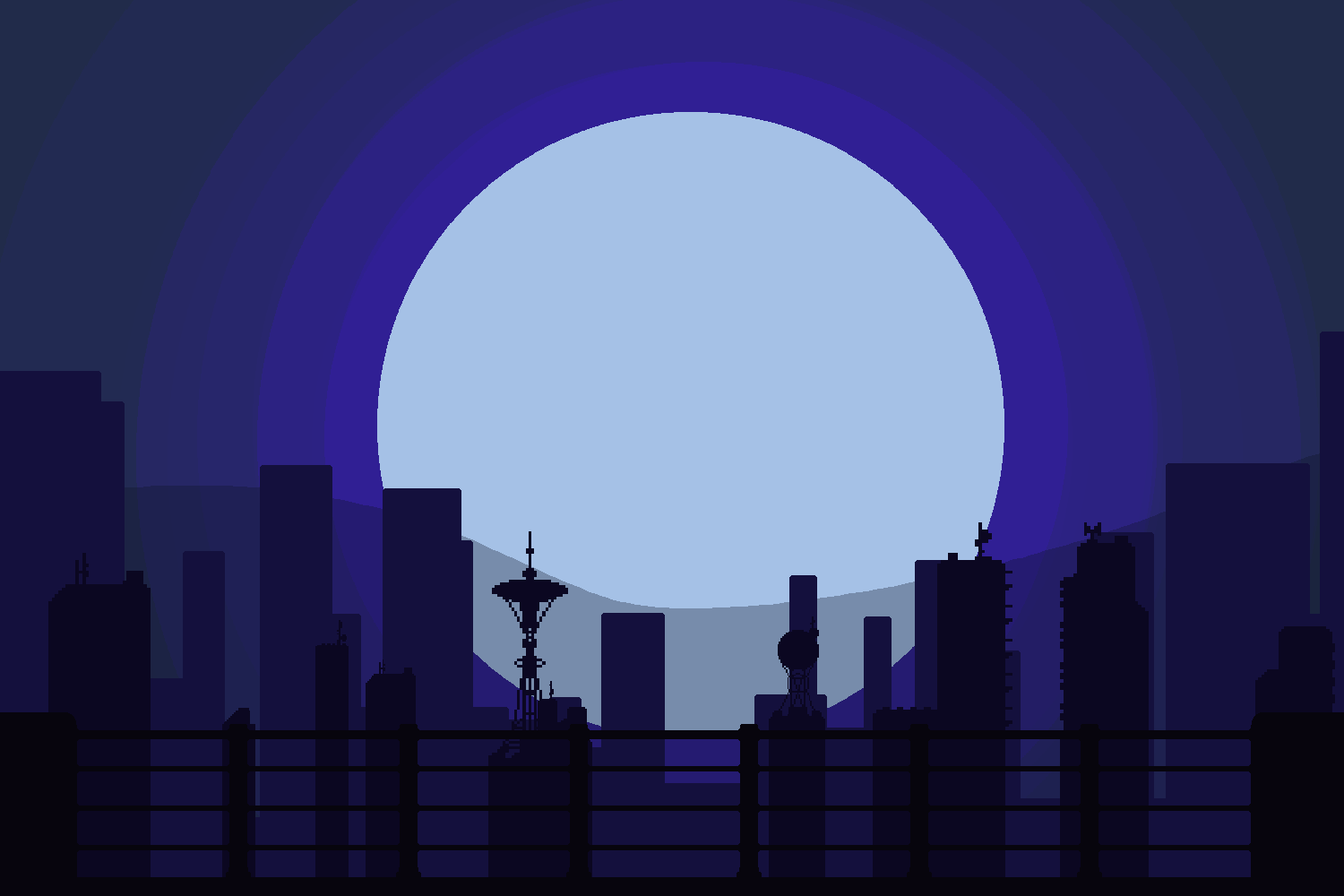
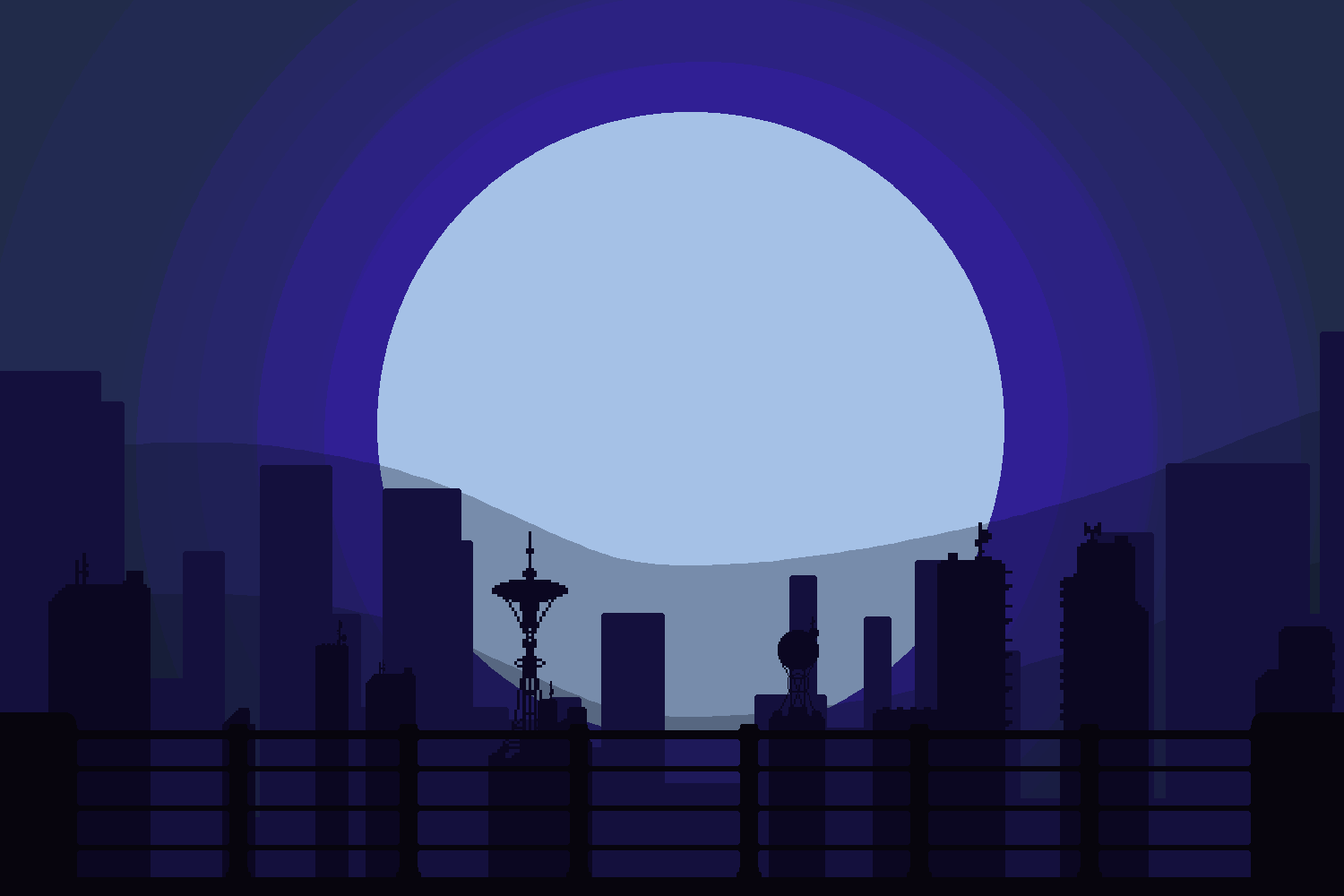
Two versions of the same layered image (1344x896). Layer-by-layer changes:
painted on "Layer 16" over [124, 410, 1320, 609]
showed "Layer 6" over [150, 554, 1320, 817]
